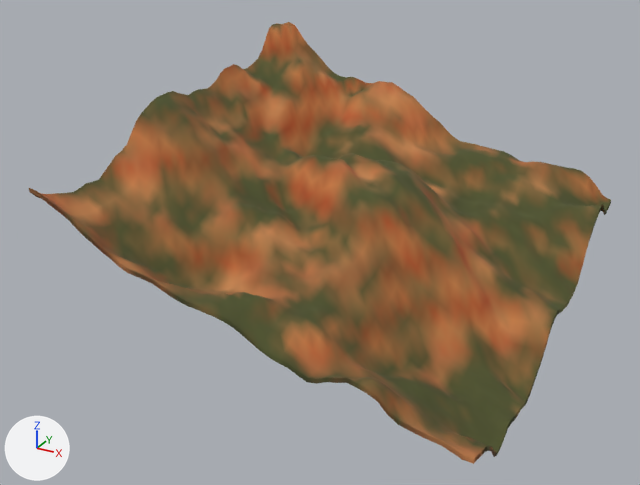
One commit to the glTF model public/desert-canyon/vista/terrain-059.glb: the scene before it, then after it.
Camera for both pictures: a 50 mm lens placed at (336.0, -667.0, 405.0), pointed at (-17.0, -26.0, 84.0). Every picture has the same lights, and +X, +Y and +Z are marked at lower left. The older version comes first. Vertices at exactly the same position are counted once.

In view in the first picture: 'terrain-059'.
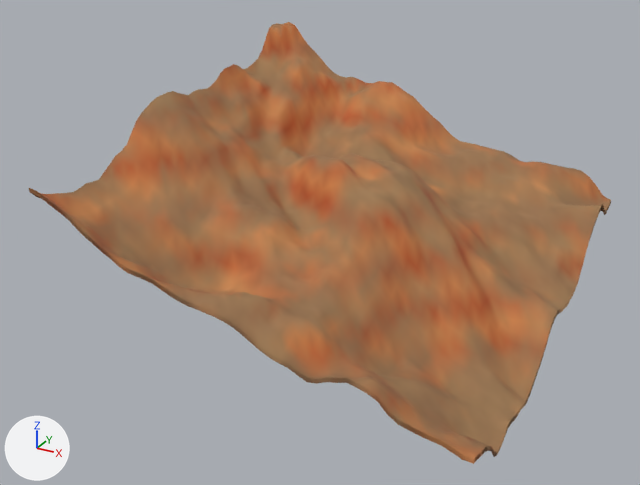
Pixel boxes [x1, y1, x2, y2] of what changed, in the pictures (640 x 485 px):
part 1 of me_mesh_0, recoloured (lighter)
    both: [54, 23, 611, 456]
part 2 of me_mesh_0, recoloured (dark yellow to brown)
    both: [74, 59, 611, 457]
part 3 of me_mesh_0, recoloured
    both: [53, 22, 603, 456]
part 4 of me_mesh_0, edited (looks the same)
    both: [29, 22, 545, 464]

The change, as a list of edits to the scene's bpy script:
```text
Change me_mesh_0:
    where me_mesh_0.from_pydata(...)  # 2777 vertices, 5760 faces; spans x -192.0..192.0, y -192.0..192.0, z 0.0..234.0
    used by ob_terrain_059; location = (0.0, 0.0, 0.0)
    me_mesh_0 part 1: 2119 faces centred in x -192.0..192.0, y -192.0..192.0, z 5.0..231.0 are repainted in the vertex colours; the middle colour goes from brown #7f5c31 to brown #a7754d
    me_mesh_0 part 2: 2005 faces centred in x -192.0..192.0, y -192.0..192.0, z 2.0..196.0 are repainted in the vertex colours; the middle colour goes from dark yellow #51532a to brown #9c7550
    me_mesh_0 part 3: 1112 faces centred in x -192.0..192.0, y -192.0..192.0, z 14.0..231.0 are repainted in the vertex colours; the middle colour goes from brown #a3683a to orange #b37549
    me_mesh_0 part 4: 501 faces centred in x -192.0..192.0, y -192.0..192.0, z 27.0..227.0 are repainted in the vertex colours; the middle colour goes from orange #ba7643 to orange #bf7a48
```
